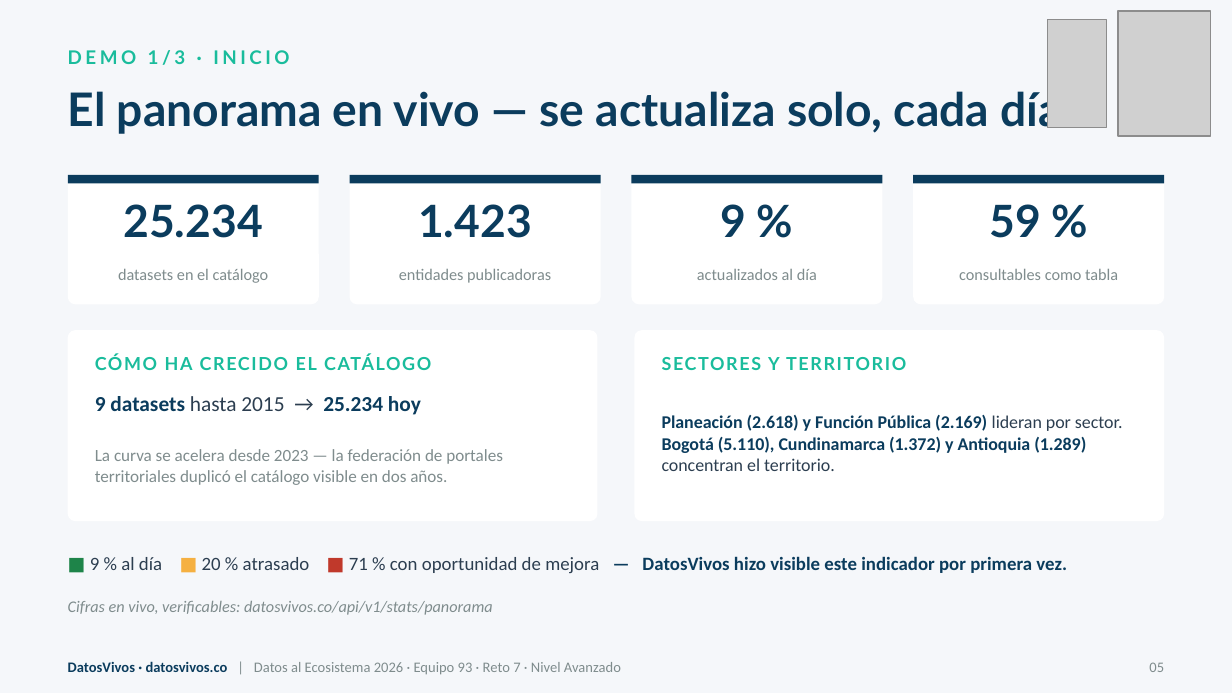
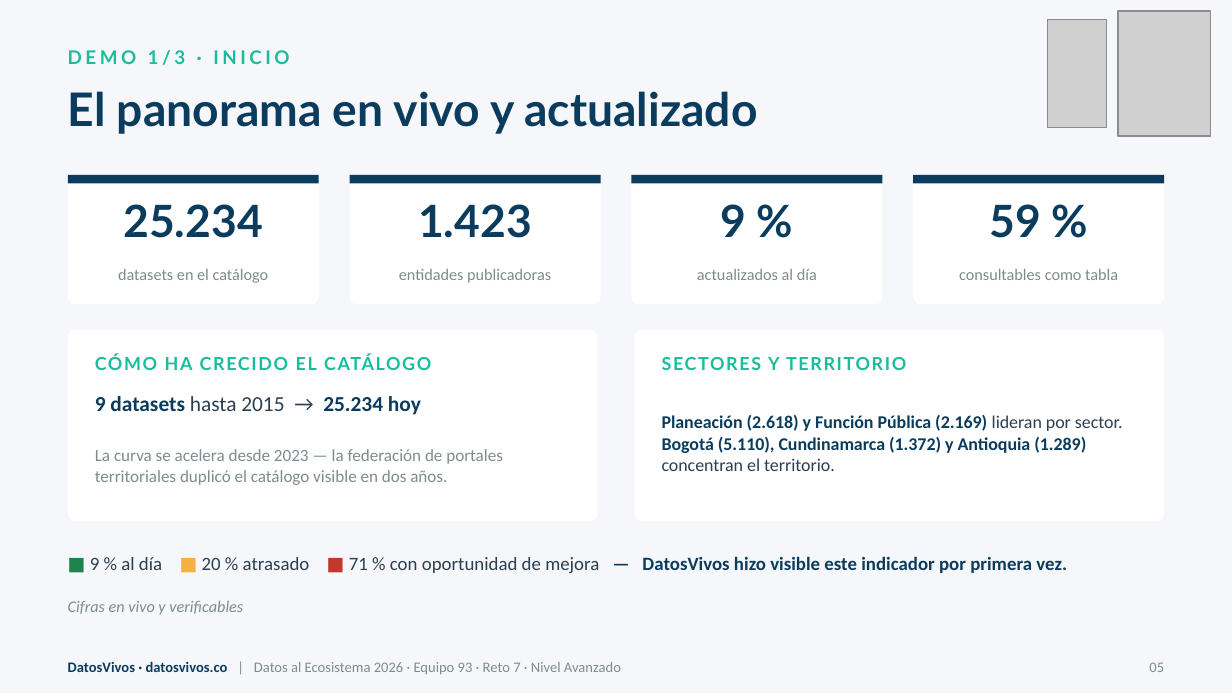
Before and after one commit to jsricop/DatosVivos, a slide deck: slide 5 of recursos/presentacion.pptx. Drawn at 1232x693 pixels with LibreOffice and Linux fonts; fonts in the diff are those of the drawing; grey boxes stand for pictures. Boxes give left, top, right and bottom in pixels: in the first picture for what was removed or moved away, otherwise in the second. Text is boxed around its words. In the diff, an @@ line names an element or a change of style, - is before the commit and + after.

```diff
--- a/recursos/presentacion.pptx
+++ b/recursos/presentacion.pptx
@@ text at bbox=[68, 91, 758, 134]: text changed @@
-El panorama en vivo — se actualiza solo, cada día
+El panorama en vivo y actualizado
@@ text at bbox=[68, 601, 243, 615]: text changed @@
-Cifras en vivo, verificables: datosvivos.co/api/v1/stats/panorama
+Cifras en vivo y verificables
```
Also in this commit, not shown: 5 other slides changed, 1 slide added, 3 other files.
